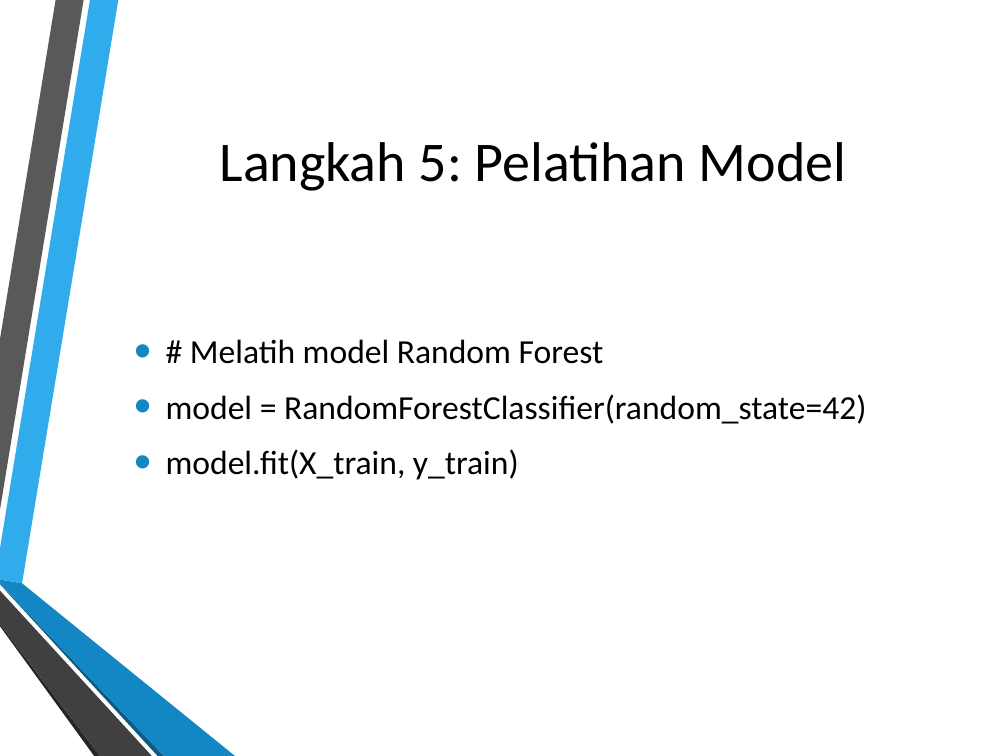
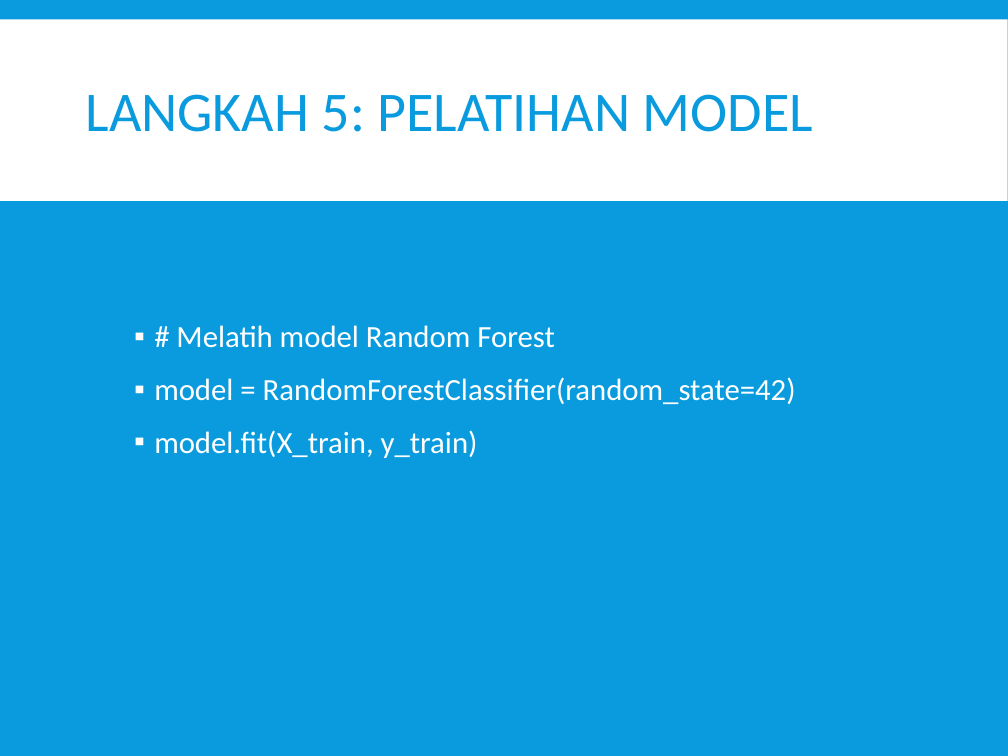
Before and after one commit to Adesartika33/Proyek-Analisis-Data-Dataset-Iris, a slide deck: slide 8 of Proyek_Analisis_Dataset_Iris_Ade Sartika Johanna Lumbantobing.pptx. Drawn at 1008x756 pixels with LibreOffice and Linux fonts; fonts in the diff are those of the drawing; background and template pictures are left out. Boxes give left, top, right and bottom in pixels: in the first picture for what was removed or moved away, otherwise in the second. Text is boxed around its words. In the diff, an @@ line names an element or a change of style, - is before the commit and + after.

```diff
--- a/Proyek_Analisis_Dataset_Iris_Ade Sartika Johanna Lumbantobing.pptx
+++ b/Proyek_Analisis_Dataset_Iris_Ade Sartika Johanna Lumbantobing.pptx
@@ background picture (left out) to #099BDD @@
@@ rectangle added at (0,19,1008,201), fill #FFFFFF @@
@@ title at (86,94,813,132): text changed; text colour #000000 to #099BDD @@
-Langkah 5: Pelatihan Model
+LANGKAH 5: PELATIHAN MODEL
@@ text "# Melatih model Random Forest" at (154,325,796,458): size 24 to 22 pt, text colour #000000 to #FFFFFF; bullet • to ▪; line spacing 1 to 0.9; more space between paragraphs; bullet colour #1287C3 to #FFFFFF; vertical alignment middle to top @@
@@ group removed at (0,0,235,756): 6 freeform shapes @@
```
Also in this commit, not shown: 12 other slides changed, 2 slides added.
